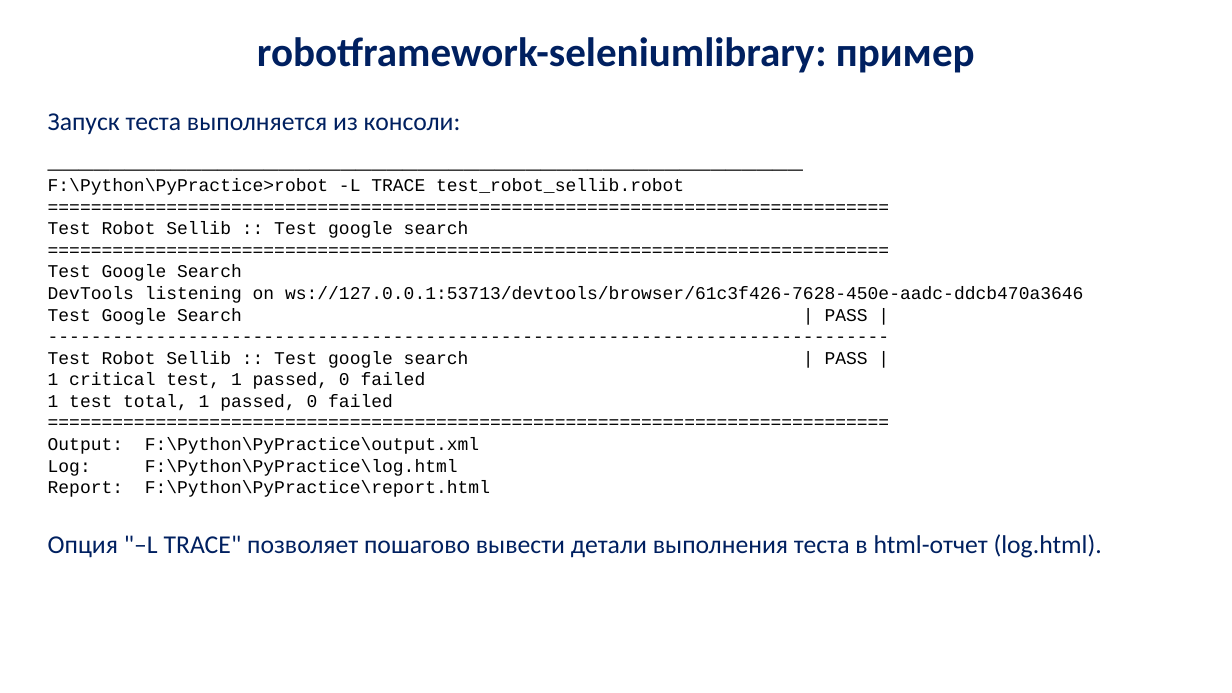
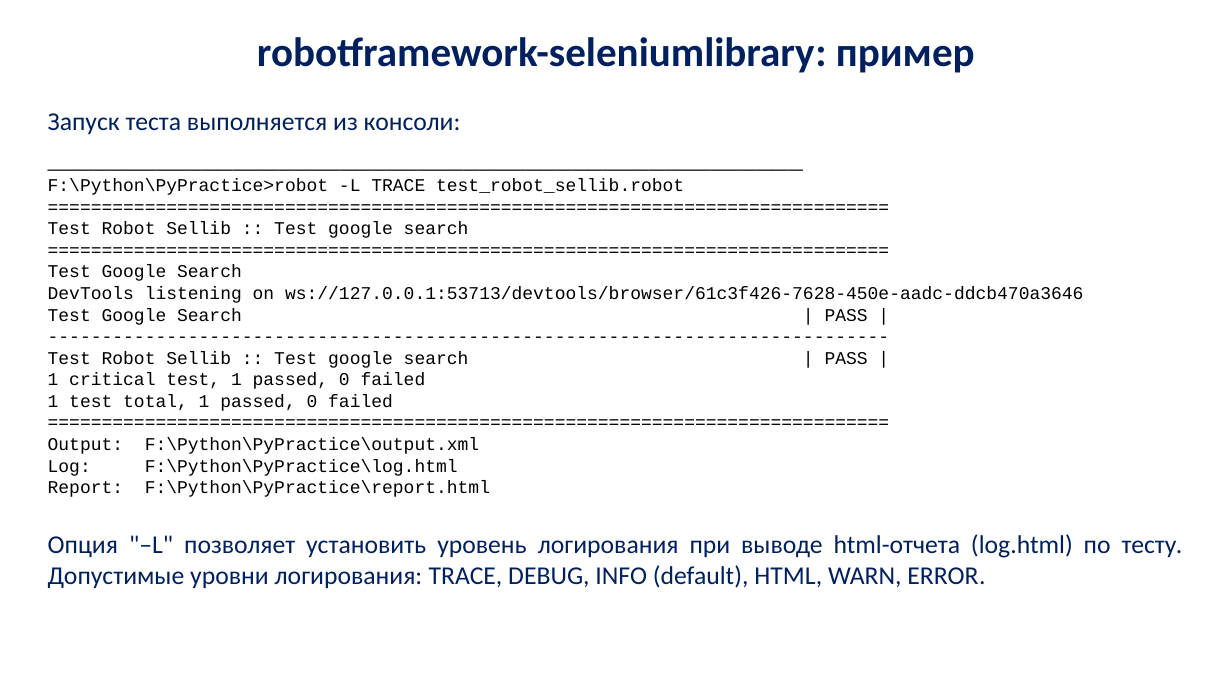
Before and after one commit to vamishnin/PythonCoursePro, a slide deck: slide 44 of Lectures/py_lec_13.pptx. Drawn at 1232x693 pixels with LibreOffice and Linux fonts; fonts in the diff are those of the drawing; background and template pictures are left out. Boxes give left, top, right and bottom in pixels: in the first picture for what was removed or moved away, otherwise in the second. Text is boxed around its words. In the diff, an @@ line names an element or a change of style, - is before the commit and + after.

```diff
--- a/Lectures/py_lec_13.pptx
+++ b/Lectures/py_lec_13.pptx
@@ text at (48,534,1183,588): text changed @@
-Опция "–L TRACE" позволяет пошагово вывести детали выполнения теста в html-отчет (log.html).
+Опция "–L" позволяет установить уровень логирования при выводе html-отчета (log.html) по тесту. Допустимые уровни логирования: TRACE, DEBUG, INFO (default), HTML, WARN, ERROR.
```
Also in this commit, not shown: 3 other slides changed, 6 other files.
